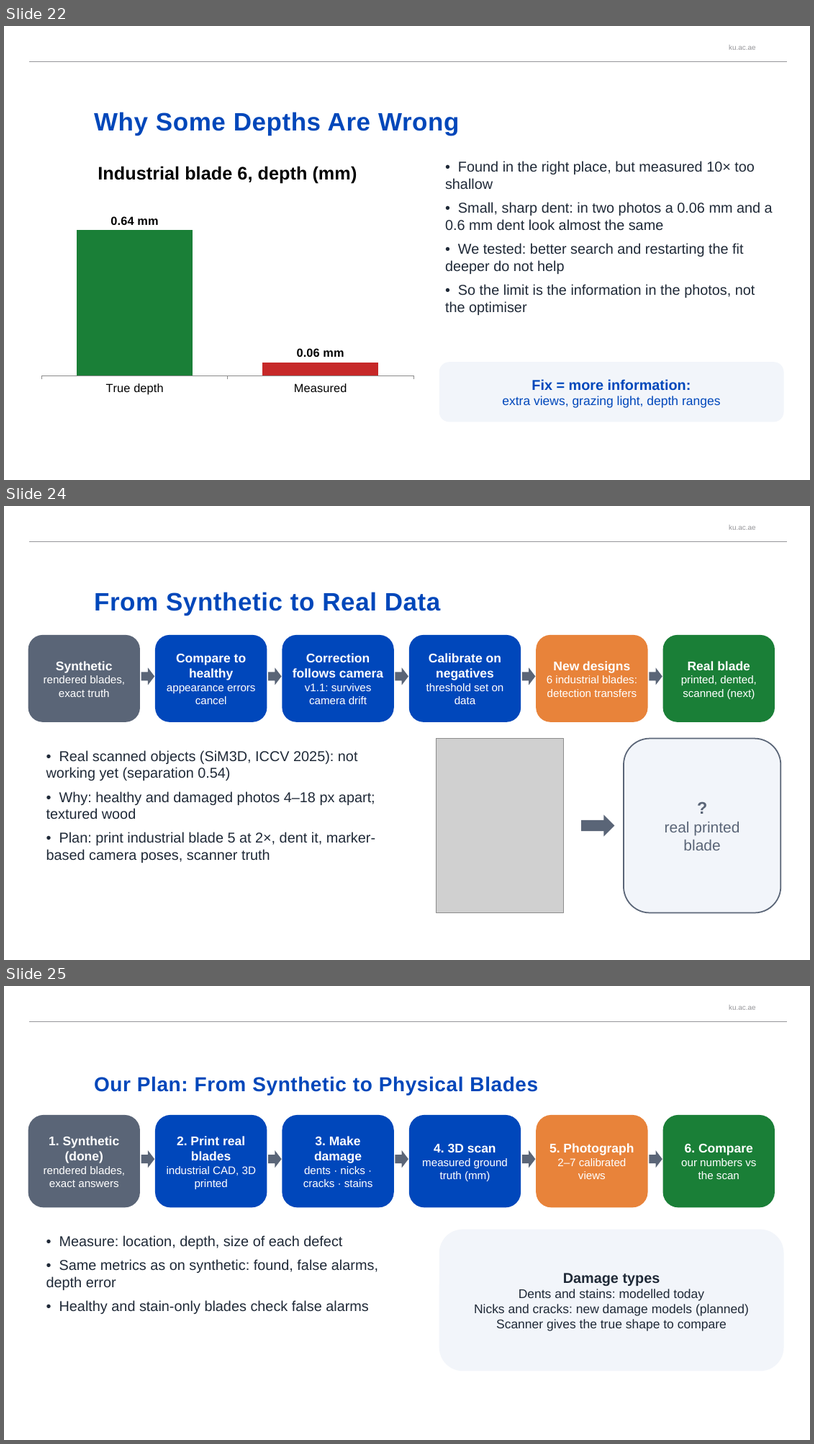
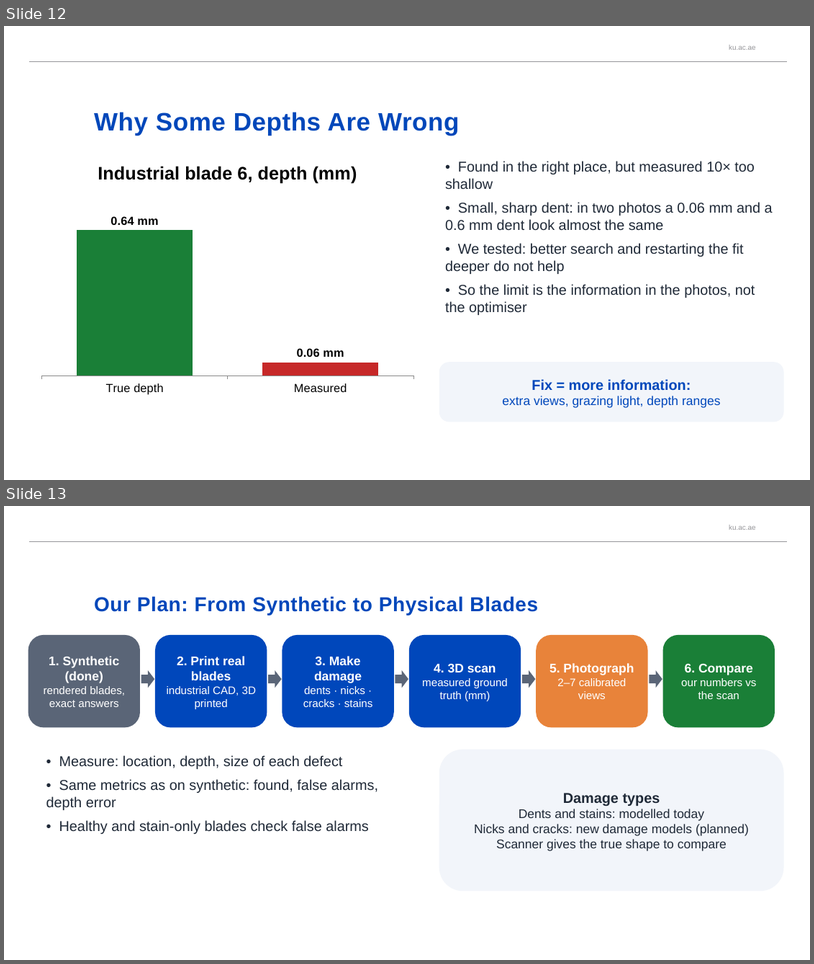
Before and after one commit to afeefaaazam03/3D-Jetblade, a slide deck: media/BladeDelta_presentation.pptx. Shown one above the other, each under a label of ours: slides 22, 24 and 25 before the commit, slides 12 and 13 after it; the slides between them are not shown. The pictures are 814x1444 and 814x964 pixels, drawn with LibreOffice and Linux fonts; fonts in the diff are those of the drawing; grey boxes stand for pictures; background and template pictures are left out. Boxes give left, top, right and bottom in pixels: in the first picture for what was removed or moved away, otherwise in the second. Text is boxed around its words. In the diff, an @@ line names an element or a change of style, - is before the commit and + after.

```diff
--- a/media/BladeDelta_presentation.pptx
+++ b/media/BladeDelta_presentation.pptx
@@ slide 24 removed at (4, 506, 810, 960), background #FFFFFF; not listed: 2 template elements that a slide beside it also shows @@
@@ title removed at (94, 592, 441, 615) @@
-From Synthetic to Real Data
@@ rounded rectangle removed at (28, 635, 140, 722) @@
-Synthetic
-rendered blades, exact truth
@@ rounded rectangle removed at (155, 635, 267, 722) @@
-Compare to healthy
-appearance errors cancel
@@ rounded rectangle removed at (282, 635, 394, 722) @@
-Correction follows camera
-v1.1: survives camera drift
@@ rounded rectangle removed at (409, 635, 521, 722) @@
-Calibrate on negatives
-threshold set on data
@@ rounded rectangle removed at (536, 635, 648, 722) @@
-New designs
-6 industrial blades: detection transfers
@@ rounded rectangle removed at (664, 635, 775, 722) @@
-Real blade
-printed, dented, scanned (next)
@@ right arrow removed at (142, 667, 154, 685) @@
@@ right arrow removed at (268, 667, 282, 685) @@
@@ right arrow removed at (396, 667, 409, 685) @@
@@ right arrow removed at (522, 667, 536, 685) @@
@@ right arrow removed at (650, 667, 663, 685) @@
@@ picture removed at (436, 739, 563, 913) @@
@@ rounded rectangle removed at (624, 739, 782, 913) @@
-?
-real printed
-blade
@@ text removed at (46, 750, 376, 862) @@
-• Real scanned objects (SiM3D, ICCV 2025): not working yet (separation 0.54)
-• Why: healthy and damaged photos 4–18 px apart; textured wood
-• Plan: print industrial blade 5 at 2×, dent it, marker-based camera poses, scanner truth
@@ right arrow removed at (581, 815, 615, 836) @@
@@ what was slide 22 is now slide 12 @@
@@ what was slide 25 is now slide 13 @@
```
Also in this commit, not shown: 1 slide changed, 13 other slides removed.
